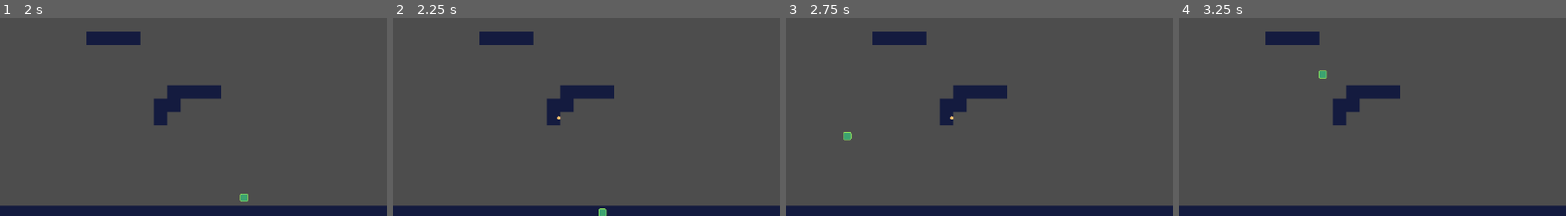
Above: before the commit, frames 1-4 (left to right).
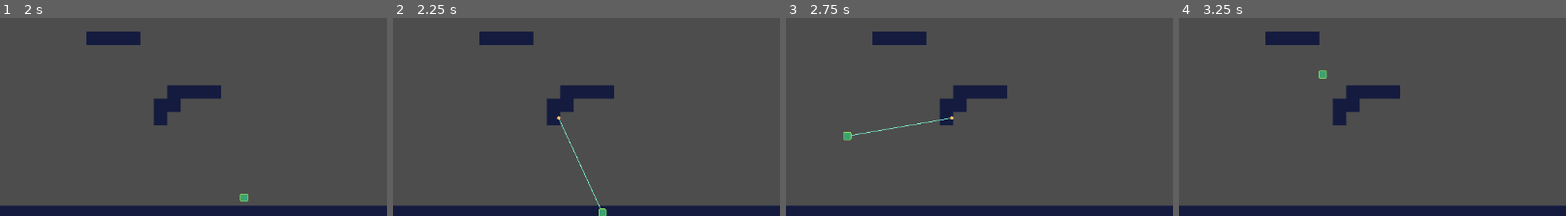
Above: after the commit, the same moments.

Repository: philippeVoNam/so-you-think-you-scale
Game: Godot game, scene res://src/scenes/level.tscn
Two runs of this game, one before a commit and one after it. Both use one fixed random seed, a clock stepped at 60 frames per second and the inputs below.
Inputs:
- Up to frame 1 (2 s): tap Enter (ui_accept) at 0.5, 0.77, 1.52 s; hold C (hook) 0.53-1.28 s; hold Right (ui_right) from 0.53 s (still down); tap C (hook) at 1.35 s
- Up to frame 2 (2.25 s): release Right (ui_right) at 2.03 s; hold Left (ui_left) from 2.03 s (still down); hold C (hook) from 2.03 s (still down)
- Up to frame 3 (2.75 s): keep holding Left (ui_left); keep holding C (hook)
- Up to frame 4 (3.25 s): release Left (ui_left) at 2.78 s; release C (hook) at 2.78 s; hold Right (ui_right) from 2.78 s (still down); tap C (hook) at 2.85 s; tap Enter (ui_accept) at 3.02 s
The pictures show only the part of the screen within x 9-59%, y 49-99%; the shares and areas given below are measured in that part.

Frame 1 is identical in both runs. In frame 2, 0.2% of the frame differs, in the area x 42-54%, y 51-97%; in frame 3, 0.1%; in frame 4, nothing differs.

Commit message:
added draw line

Diff:
--- a/src/scripts/player.gd
+++ b/src/scripts/player.gd
@@ -56,6 +56,7 @@
 		STATES.HOOKED:
 			jumpCharges = maxJumpCharges # refresh jump on hook
 			self.swing(delta)
+			queue_redraw()
 			move_and_slide()
 
 func _input(event):
@@ -87,7 +88,11 @@
 				self.init_hook()
 
 	elif Input.is_action_just_released("hook"):
-		self.hook.queue_free()
+		if self.hook:
+			if is_instance_valid(self.hook):
+				self.hook.queue_free()
+			self.hook = null
+			queue_redraw()
 		firstFlag = true
 
 		if self.state == STATES.HOOKED:
@@ -112,3 +117,8 @@
 			self.angularVelocity = -0.1
 
 		firstFlag = false
+
+func _draw():
+	if self.hook:
+		var hookLine = self.hook.position - self.position
+		draw_line(Vector2.ZERO, hookLine * 2, Color.AQUAMARINE, 8)
